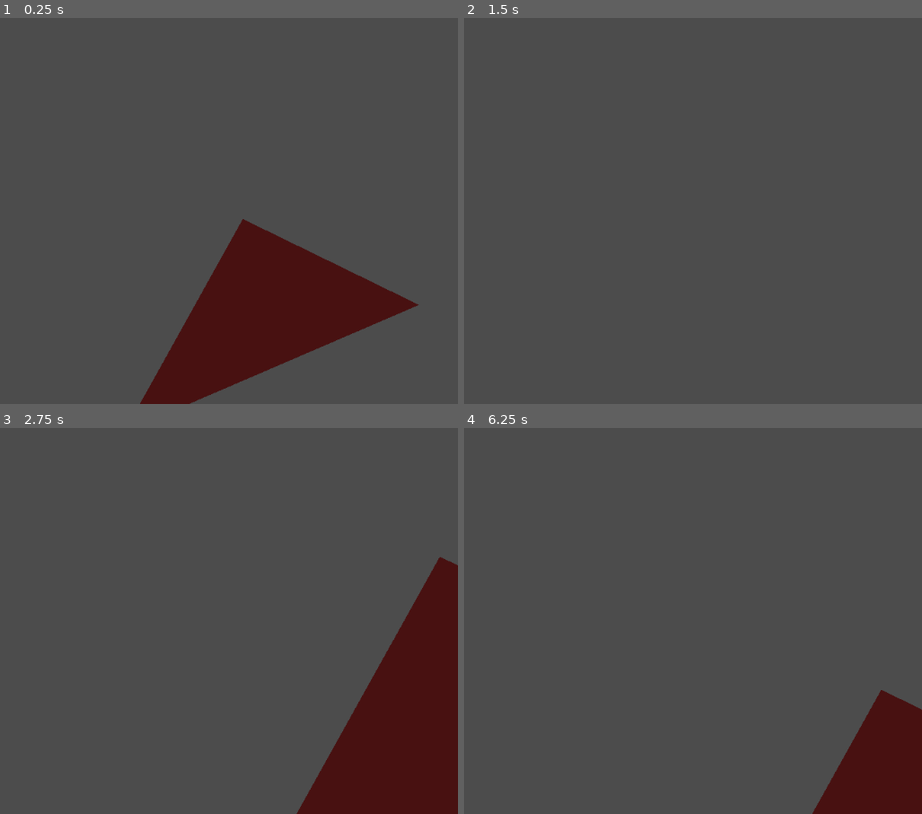
Above: before the commit, frames 1-4 (two rows, left to right).
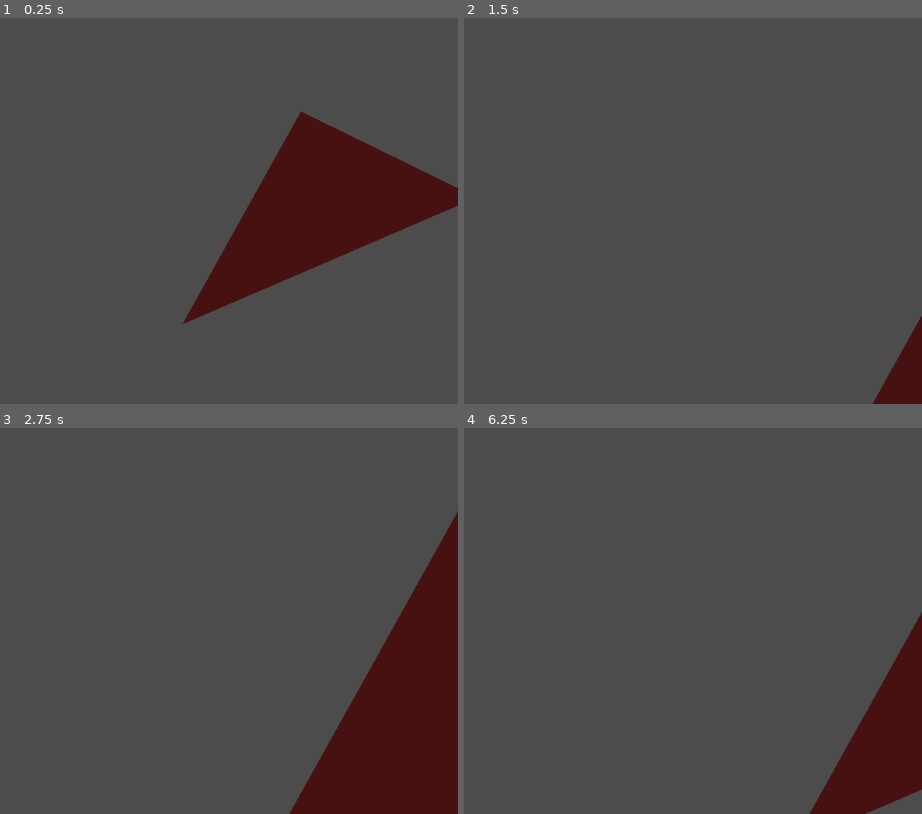
Above: after the commit, the same moments.

Repository: Shrub24/Telco-Tower-Offence
Game: Godot game, scene res://Scenes/Scene.tscn
Two runs of this game, one before a commit and one after it. Both use one fixed random seed, a clock stepped at 60 frames per second and the inputs below. Before the commit the project starts from res://scene.tscn.
Inputs (mouse positions are in pixels of both pictures, inside the frame that each line leads up to):
- Up to frame 1 (0.25 s): no input
- Up to frame 2 (1.5 s): move the mouse to (720, 172) at 0.52 s; hold Right (ui_right) 0.53-1.28 s; hold Mouse wheel up (view_zoom_in) 0.53-1.28 s; tap Enter at 1.25 s; move the mouse to (outside the picture) at 1.27 s; hold Down (ui_down) from 1.28 s (still down); tap Mouse wheel down (view_zoom_out) at 1.35 s
- Up to frame 3 (2.75 s): move the mouse to (169, 512) at 2.02 s; release Down (ui_down) at 2.03 s; hold Right (ui_right) from 2.03 s (still down); hold Mouse wheel up (view_zoom_in) from 2.03 s (still down)
- Up to frame 4 (6.25 s): move the mouse to (528, 686) at 2.77 s; release Right (ui_right) at 2.78 s; release Mouse wheel up (view_zoom_in) at 2.78 s; hold Up (ui_up) 2.78-3.53 s; tap Mouse wheel down (view_zoom_out) at 2.85, 4.35, 5.85 s; move the mouse to (780, 667) at 3.52 s; hold Mouse wheel up (view_zoom_in) 3.53-4.28 s; hold Left (ui_left) 3.53-5.03 s; tap Space at 4.25, 5.75 s; move the mouse to (outside the picture) at 4.27 s; tap Enter at 5 s; move the mouse to (596, 605) at 5.02 s; hold Down (ui_down) 5.03-5.78 s; hold Mouse wheel up (view_zoom_in) 5.03-5.78 s; move the mouse to (outside the picture) at 5.77 s; hold Right (ui_right) from 5.78 s (still down)

The runs differ from the first frame. In frame 1, 20% of the frame differs, in the area x 30-100%, y 24-100%; in frame 2, 1.3%; in frame 3, 1.4%; in frame 4, 1.8%.

Commit message:
changed structure + added a lot of content
towers, ISP stuff, shop stuff and more stuff

Diff:
--- a/root/ISP.gd
+++ /dev/null
@@ -1,19 +0,0 @@
-extends Node2D
-
-
-export(String) var ISP_name
-export(Color) var colour
-var modifiers = {"advertising":1.0, "cyber_attack_offense":1.0, "cyber_attack_defense":1.0, "brand_loyalty":1.0, "brand_image":1.0, "price":1.0}
-var money = 0
-var towns = []
-var connections = 0
-
-
-# Called when the node enters the scene tree for the first time.
-func _ready():
-	pass # Replace with function body.
-
-
-# Called every frame. 'delta' is the elapsed time since the previous frame.
-#func _process(delta):
-#	pass
--- /dev/null
+++ b/root/Resources/Shop.tres
@@ -0,0 +1,8 @@
+[gd_resource type="Resource" load_steps=2 format=2]
+
+[ext_resource path="res://Scripts/Shop.gd" type="Script" id=1]
+
+[resource]
+script = ExtResource( 1 )
+advertising_cost = 1
+cyber_attack_cost = 1
--- /dev/null
+++ b/root/Scenes/ISP.tscn
@@ -0,0 +1,7 @@
+[gd_scene load_steps=2 format=2]
+
+[ext_resource path="res://Scripts/ISP.gd" type="Script" id=1]
+
+
+[node name="ISP" type="Node"]
+script = ExtResource( 1 )
--- /dev/null
+++ b/root/Scenes/Scene.tscn
@@ -0,0 +1,30 @@
+[gd_scene load_steps=5 format=2]
+
+[ext_resource path="res://Scripts/ISPTownInfo.gd" type="Script" id=1]
+[ext_resource path="res://Scripts/CameraMovement.gd" type="Script" id=2]
+[ext_resource path="res://Scripts/GameController.gd" type="Script" id=5]
+[ext_resource path="res://Scenes/ISP.tscn" type="PackedScene" id=6]
+
+[node name="Node2D" type="Node2D"]
+position = Vector2( -1.33484, 1.33484 )
+__meta__ = {
+"_edit_horizontal_guides_": [  ]
+}
+
+[node name="Camera2D" type="Camera2D" parent="."]
+position = Vector2( 512.524, 298.264 )
+current = true
+script = ExtResource( 2 )
+
+[node name="Polygon2D" type="Polygon2D" parent="."]
+position = Vector2( 82.7601, -153.507 )
+color = Color( 0.286275, 0.0705882, 0.0705882, 1 )
+polygon = PoolVector2Array( 561.594, 177.801, 812.664, 300.505, 392.64, 481.728 )
+
+[node name="ISPTownInfo" type="Node" parent="."]
+script = ExtResource( 1 )
+
+[node name="GameController" type="Node" parent="."]
+script = ExtResource( 5 )
+
+[node name="ISP" parent="." instance=ExtResource( 6 )]
--- /dev/null
+++ b/root/Scenes/Towers/Tower3g.tscn
@@ -0,0 +1,10 @@
+[gd_scene load_steps=2 format=2]
+
+[ext_resource path="res://Scripts/Tower/Tower.gd" type="Script" id=1]
+
+[node name="Tower3g" type="Node"]
+script = ExtResource( 1 )
+speeds = [ 1, 2, 3, 6 ]
+bandwidths = [ 5000, 10000, 20000, 40000 ]
+operation_cost = 500
+price = 10000
--- /dev/null
+++ b/root/Scenes/Towers/Tower4g.tscn
@@ -0,0 +1,10 @@
+[gd_scene load_steps=2 format=2]
+
+[ext_resource path="res://Scripts/Tower/Tower.gd" type="Script" id=1]
+
+[node name="Tower4g" type="Node"]
+script = ExtResource( 1 )
+speeds = [ 10, 20, 40, 80 ]
+bandwidths = [ 100000, 200000, 400000, 800000 ]
+operation_cost = 5000
+price = 50000
--- /dev/null
+++ b/root/Scenes/Towers/Tower5g.tscn
@@ -0,0 +1,11 @@
+[gd_scene load_steps=2 format=2]
+
+[ext_resource path="res://Scripts/Tower/Tower.gd" type="Script" id=1]
+
+[node name="Tower5g" type="Node"]
+script = ExtResource( 1 )
+speeds = [ 250, 500, 1000, 5000 ]
+bandwidths = [ 2000000, 4000000, 80000000, 16000000 ]
+operation_cost = 50000
+price = 250000
+upgrade_cost = [ 100000, 250000, 500000, 1000000 ]
--- /dev/null
+++ b/root/Scenes/Town_Node.tscn
@@ -0,0 +1,11 @@
+[gd_scene load_steps=3 format=2]
+
+[ext_resource path="res://Scripts/Town.gd" type="Script" id=1]
+[ext_resource path="res://icon.png" type="Texture" id=2]
+
+
+[node name="Town" type="Polygon2D"]
+position = Vector2( 224.254, 140.158 )
+texture = ExtResource( 2 )
+polygon = PoolVector2Array( 107.795, -10.4011, 63.745, 204.508, 340.057, 236.544, 478.88, 91.0466 )
+script = ExtResource( 1 )
--- /dev/null
+++ b/root/Scripts/GameController.gd
@@ -0,0 +1,40 @@
+extends Node
+
+
+# Declare member variables here. Examples:
+# var a = 2
+# var b = "text"
+export var player_ISP_options = {"Who-awei":0, "Xiaomy":1, "Alidada":2, "Knockia":3}
+export(Array, PackedScene) var player_ISP_scenes
+export(PackedScene) var player_scene
+export(Array, PackedScene) var AI_scenes
+export(Array, PackedScene) var AI_ISP_scenes
+var ISPs = []
+var AIs = []
+
+var player
+
+signal init_town_ISPs(ISPs, player)
+signal turn_update()
+
+# Called when the node enters the scene tree for the first time.
+func _ready():
+	pass # Replace with function body.
+
+func choose_player_ISP(ISP):
+	player = player_scene.instance()
+	var player_ISP = player_ISP_scenes[player_ISP_options[ISP].instance()]
+	player.init_ISP(player_ISP)
+
+
+func game_start():
+	for scene in AI_scenes:
+		var instance = scene.instance()
+		ISPs.append(instance.init_ISP())
+		AIs.append(instance)
+	emit_signal("init_town_ISPs")
+
+func next_turn():
+	for AI in AIs:
+		AI.update_actions()
+	emit_signal("turn_update")
--- /dev/null
+++ b/root/Scripts/ISP.gd
@@ -0,0 +1,48 @@
+extends Node
+
+
+export(String) var ISP_name
+export(Color) var colour
+
+
+var modifiers = {"advertising":1.0, "cyber_attack_offense":1.0, "cyber_attack_defense":1.0, "brand_loyalty":1.0, "brand_image":1.0, "price":1.0}
+var money = 0
+var towns = []
+var connections = 0
+var reserved_money = 0
+
+# Called when the node enters the scene tree for the first time.
+func _ready():
+	pass # Replace with function body.
+
+func spend_money(amount):
+	if money - reserved_money >= amount:
+		money -= amount
+		return true
+	return false
+
+func reserve_money(amount):
+	if money - reserved_money >= amount:
+		reserved_money += amount
+		return true
+	return false
+
+func unreserve_money(amount):
+	if reserved_money >= amount:
+		reserved_money -= amount
+		return true
+	return false
+
+func get_tower():
+	pass
+
+func buy_tower(tower):
+	pass
+
+func upgrade_tower(town, type):
+	pass
+
+
+# Called every frame. 'delta' is the elapsed time since the previous frame.
+#func _process(delta):
+#	pass
--- a/root/ISPTownInfo.gd
+++ b/root/Scripts/ISPTownInfo.gd
@@ -19,7 +19,7 @@
 
 
 func calculate_costs():
-	return 1
+	costs = advertising
 
 func get_advertising_mod():
 	return (base_advertising_mod * ISP.modifiers["advertising"]) ^ advertising
--- /dev/null
+++ b/root/Scripts/Shop.gd
@@ -0,0 +1,6 @@
+extends Resource
+export(PackedScene) var tower_3g
+export(PackedScene) var tower_4g
+export(PackedScene) var tower_5g
+export var advertising_cost = 1
+export var cyber_attack_cost = 1
--- /dev/null
+++ b/root/Scripts/Tower/Tower.gd
@@ -0,0 +1,43 @@
+extends Node
+class_name Tower
+
+export var speeds = [1, 2, 3, 4]
+export var bandwidths = [10000, 100000, 1000000, 5000000]
+export var ranges = [0, 1, 2, 3]
+export var operation_cost = 100000
+export var price = 1000
+export var upgrade_cost = [100, 200, 400, 800]
+
+var speed_level = 0
+var bandwidth_level = 0
+var range_level = 0
+var max_level = 3
+
+
+# Called when the node enters the scene tree for the first time.
+func _ready():
+	pass # Replace with function body.
+
+func upgrade_tower(type):
+	if type == "speeds":
+		if speed_level < max_level:
+			speed_level += 1
+	elif type == "bandwidths":
+		if bandwidth_level < max_level:
+			bandwidth_level += 1
+	elif type == "range":
+		if range_level < max_level:
+			range_level += 1
+
+func get_range():
+	return ranges[range_level]
+
+func get_bandwidth():
+	return bandwidths[bandwidth_level]
+
+func get_speed():
+	return speeds[speed_level]
+
+# Called every frame. 'delta' is the elapsed time since the previous frame.
+#func _process(delta):
+#	pass
--- /dev/null
+++ b/root/Scripts/Town.gd
@@ -0,0 +1,17 @@
+extends Node2D
+
+export var population = 0
+export(Array, String) var neighbours
+export var shares = {"ISP1":0, "ISP2":0, "ISP3":0, "ISP4":0}
+export var starter_town = false
+export(String) var town_name
+
+
+# Called when the node enters the scene tree for the first time.
+func _ready():
+	pass # Replace with function body.
+
+
+# Called every frame. 'delta' is the elapsed time since the previous frame.
+func _process(delta):
+	pass
--- a/root/Town.gd
+++ /dev/null
@@ -1,16 +0,0 @@
-extends Node2D
-
-
-# Declare member variables here. Examples:
-# var a = 2
-# var b = "text"
-
-
-# Called when the node enters the scene tree for the first time.
-func _ready():
-	pass # Replace with function body.
-
-
-# Called every frame. 'delta' is the elapsed time since the previous frame.
-#func _process(delta):
-#	pass
--- a/root/project.godot
+++ b/root/project.godot
@@ -8,15 +8,20 @@
 
 config_version=4
 
-_global_script_classes=[  ]
+_global_script_classes=[ {
+"base": "Node",
+"class": "Tower",
+"language": "GDScript",
+"path": "res://Scripts/Tower/Tower.gd"
+} ]
 _global_script_class_icons={
-
+"Tower": ""
 }
 
 [application]
 
 config/name="unijam2020"
-run/main_scene="res://Scene.tscn"
+run/main_scene="res://Scenes/Scene.tscn"
 config/icon="res://icon.png"
 
 [input]
--- a/root/scene.tscn
+++ /dev/null
@@ -1,24 +0,0 @@
-[gd_scene load_steps=4 format=2]
-
-[ext_resource path="res://CameraMovement.gd" type="Script" id=1]
-[ext_resource path="res://ISP.gd" type="Script" id=2]
-[ext_resource path="res://Town.gd" type="Script" id=3]
-
-[node name="Node2D" type="Node2D"]
-
-[node name="Camera2D" type="Camera2D" parent="."]
-position = Vector2( 512.524, 298.264 )
-current = true
-script = ExtResource( 1 )
-
-[node name="Polygon2D" type="Polygon2D" parent="."]
-color = Color( 0.286275, 0.0705882, 0.0705882, 1 )
-polygon = PoolVector2Array( 561.594, 177.801, 812.664, 300.505, 392.64, 481.728 )
-
-[node name="ISPTownInfo" type="Node" parent="."]
-
-[node name="ISP" type="Node2D" parent="."]
-script = ExtResource( 2 )
-
-[node name="Tower" type="Node2D" parent="."]
-script = ExtResource( 3 )
Renamed: root/CameraMovement.gd -> root/Scripts/CameraMovement.gd
